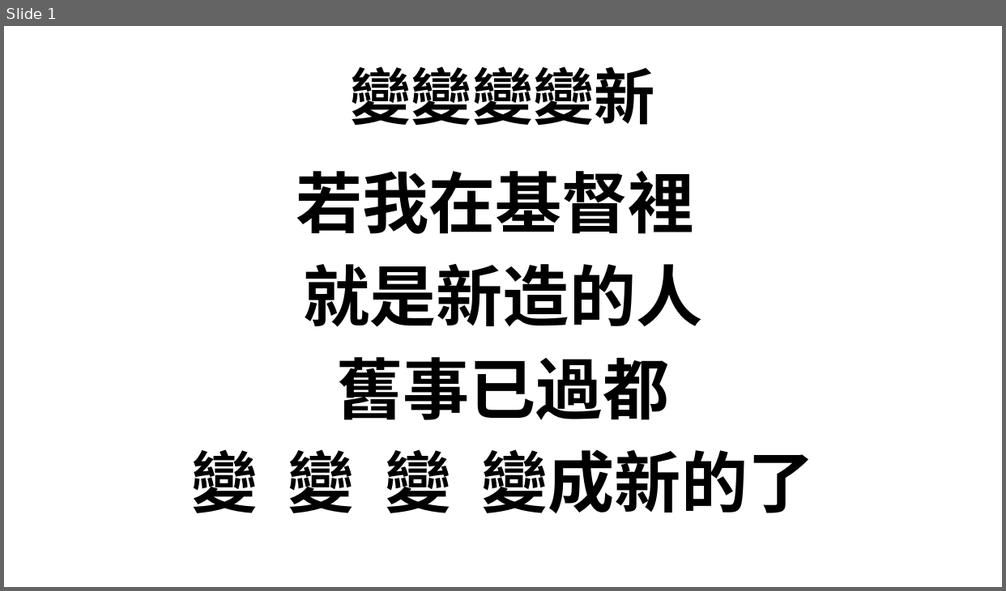
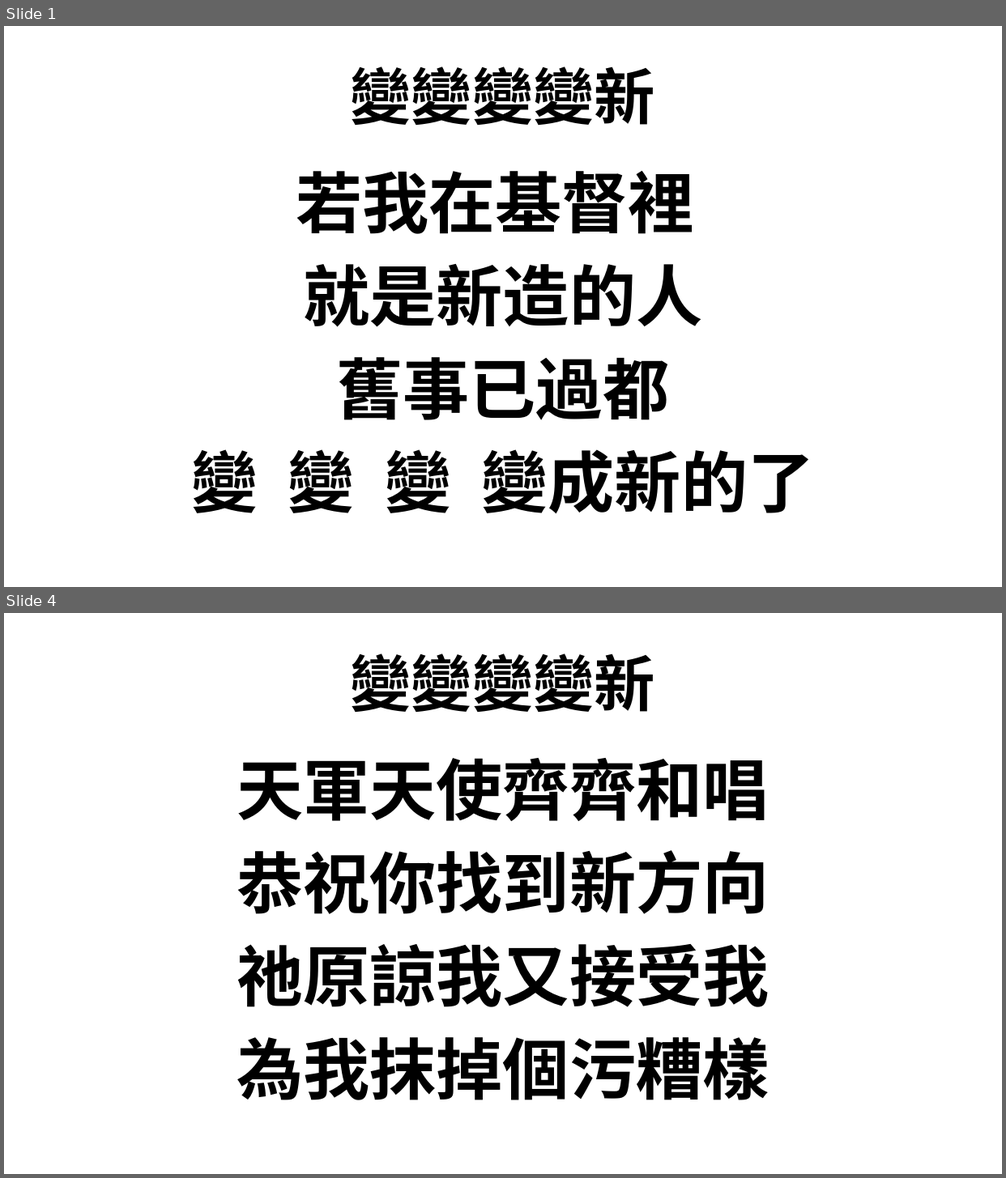
Before and after one commit to batisuoc/bible-school, a slide deck: 2022/9月_變變變變新.pptx. Shown one above the other, each under a label of ours: slide 1 before the commit, slides 1 and 4 after it; the slides between them are not shown. The pictures are 1006x591 and 1006x1178 pixels, drawn with LibreOffice and Linux fonts; fonts in the diff are those of the drawing; background and template pictures are left out. Boxes give left, top, right and bottom in pixels: in the first picture for what was removed or moved away, otherwise in the second. Text is boxed around its words. In the diff, an @@ line names an element or a change of style, - is before the commit and + after.

```diff
--- a/2022/9月_變變變變新.pptx
+++ b/2022/9月_變變變變新.pptx
@@ slide 4 added at [4, 613, 1002, 1174], background picture (left out) @@
@@ title added at [351, 653, 655, 712], 44 pt, text #000000, bold @@
+變變變變新
@@ text added at [236, 758, 769, 1101], 48 pt, text #000000, bold @@
+天軍天使齊齊和唱
+恭祝你找到新方向
+祂原諒我又接受我
+為我抹掉個污糟樣
```
Also in this commit, not shown: 1 slide changed, 1 other slide added, 3 other files.
